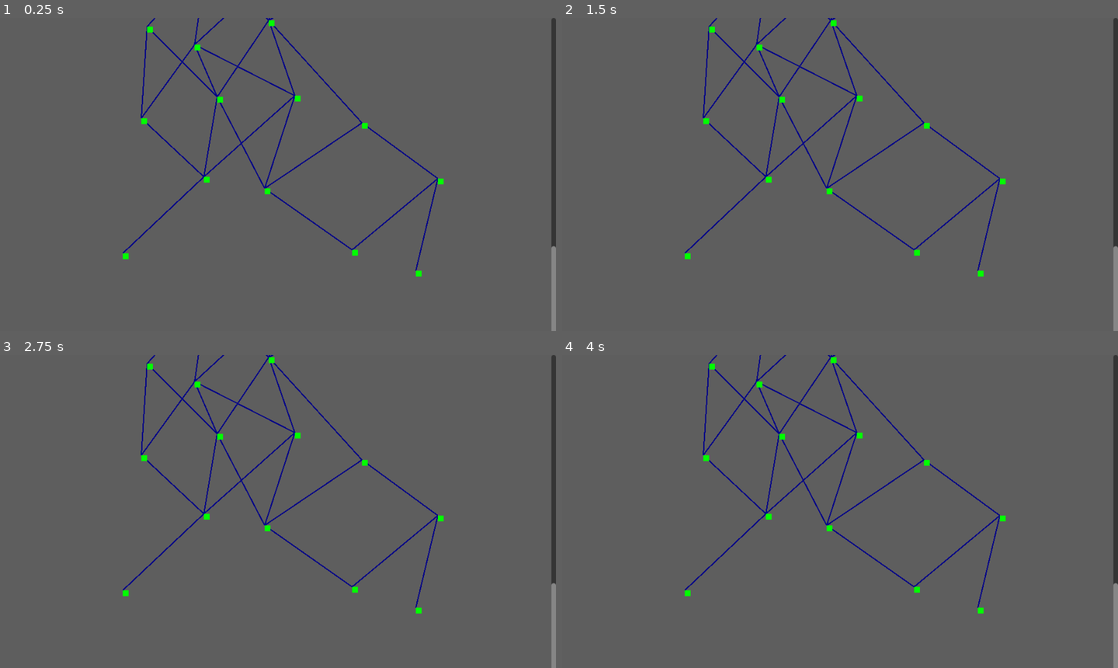
Above: before the commit, frames 1-4 (two rows, left to right).
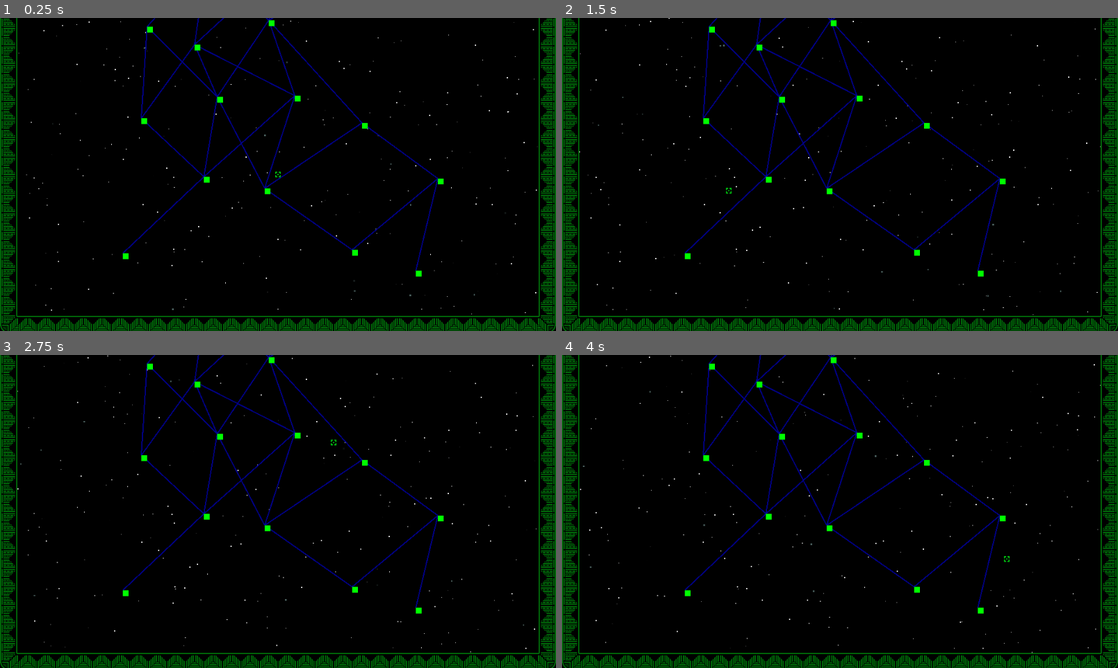
Above: after the commit, the same moments.

Repository: kedalovo/-SG-Spaceship-Management
Game: Godot game, scene res://Map/map.tscn
The game is run twice, just before and just after one commit, with the same random seed, the same clock (stepped at 60 frames per second) and the same inputs. This scene is started directly instead of the project's main scene.
Inputs (mouse positions are in pixels of both pictures, inside the frame that each line leads up to):
- Up to frame 1 (0.25 s): no input
- Up to frame 2 (1.5 s): move the mouse to (962, 158) at 0.52 s; hold Right (right) 0.53-1.28 s; hold ` (test) 0.53-1.28 s; click (962, 158) at 0.67 s; move the mouse to (728, 190) at 1.27 s; hold Down (down) from 1.28 s (still down); tap Space (test1) at 1.35 s; click (728, 190) at 1.42 s
- Up to frame 3 (2.75 s): move the mouse to (333, 442) at 2.02 s; release Down (down) at 2.03 s; hold Right (right) from 2.03 s (still down); hold ` (test) from 2.03 s (still down); click (333, 442) at 2.17 s
- Up to frame 4 (4 s): tap Enter at 2.75 s; move the mouse to (812, 574) at 2.77 s; release Right (right) at 2.78 s; release ` (test) at 2.78 s; hold Up (up) 2.78-3.53 s; tap Space (test1) at 2.85 s; click (812, 574) at 2.92 s; move the mouse to (1006, 558) at 3.52 s; hold Left (left) from 3.53 s (still down); hold ` (test) from 3.53 s (still down); click (1006, 558) at 3.67 s

The runs differ from the first frame. In frame 1, 99% of the frame differs, in the area x 0-100%, y 0-100%; in frame 2, 99%; in frame 3, 99%; in frame 4, 99%.

Commit message:
Working on Map visuals. Added space and comet particles, added Map border, special Map cursor and selection marker for locations.

Diff:
--- a/Map/map.gd
+++ b/Map/map.gd
@@ -7,6 +7,8 @@
 #@onready var v_box: VBoxContainer = $Scroll/VBox
 @onready var map_container: Control = $"Scroll/Map Container"
 @onready var scroll: ScrollContainer = $Scroll
+@onready var cursor: Sprite2D = $Cursor
+@onready var marker: Sprite2D = $Marker
 
 const NUM_OF_DELETIONS: int = 20
 const LINE_NUM: int = 15
@@ -21,11 +23,16 @@
 func _ready() -> void:
 	generate_map()
 	scroll.set_deferred(&"scroll_vertical", 1504)
+	Input.mouse_mode = Input.MOUSE_MODE_HIDDEN
 
 
 func _physics_process(_delta: float) -> void:
 	queue_redraw()
 	refresh_tooltips()
+
+
+func _process(_delta: float) -> void:
+	cursor.position = get_global_mouse_position()
 
 
 func _draw() -> void:
@@ -146,6 +153,7 @@
 			var color_rect: ColorRect = ColorRect.new()
 			#h_box.add_child(color_rect)
 			map_container.add_child(color_rect)
+			color_rect.z_index = 1
 			color_rect.size_flags_horizontal = Control.SIZE_SHRINK_CENTER + Control.SIZE_EXPAND
 			color_rect.custom_minimum_size = Vector2(10, 10)
 			color_rect.position = Vector2(j * 128 + 224 + randi_range(-POS_X_SPREAD, POS_X_SPREAD), i * 128 + 128 + randi_range(-POS_Y_SPREAD, POS_Y_SPREAD))
@@ -155,6 +163,8 @@
 			#color_rect.add_child(text)
 			line[j].position = Vector2.ZERO
 			color_rect.add_to_group(&"visual_map_nodes")
+			color_rect.mouse_entered.connect(_on_rect_enter.bind(color_rect))
+			color_rect.mouse_exited.connect(_on_rect_exit.bind(color_rect))
 			#var s: String = "[1] "
 			if line[j].disabled:
 				color_rect.hide()
@@ -164,3 +174,14 @@
 				color_rect.color = Color("00ff00")
 			#console_line += s
 		#print(console_line)
+
+
+func _on_rect_enter(rect: ColorRect) -> void:
+	marker.position = rect.global_position + Vector2(5,5)
+	marker.show()
+	cursor.hide()
+
+
+func _on_rect_exit(rect: ColorRect) -> void:
+	marker.hide()
+	cursor.show()
--- a/Map/map.tscn
+++ b/Map/map.tscn
@@ -1,6 +1,23 @@
-[gd_scene load_steps=2 format=3 uid="uid://dh1g8tgwww50"]
+[gd_scene load_steps=7 format=3 uid="uid://dh1g8tgwww50"]
 
 [ext_resource type="Script" path="res://Map/map.gd" id="1_jlmf0"]
+[ext_resource type="Texture2D" uid="uid://b6mmbj44xpsa0" path="res://Map/Assets/Map panel.png" id="2_8rhpx"]
+[ext_resource type="Texture2D" uid="uid://b5bocgmqxnpov" path="res://UI/Map cursor.png" id="3_2quoa"]
+[ext_resource type="Texture2D" uid="uid://dx4uuw4w0mcbb" path="res://Map/Assets/Map marker.png" id="4_1ecxj"]
+
+[sub_resource type="Gradient" id="Gradient_7uqp6"]
+offsets = PackedFloat32Array(0, 0.2, 0.8, 1)
+colors = PackedColorArray(1, 1, 1, 0, 1, 1, 1, 1, 1, 1, 1, 1, 1, 1, 1, 0)
+metadata/_snap_enabled = true
+
+[sub_resource type="StyleBoxTexture" id="StyleBoxTexture_kq32t"]
+texture = ExtResource("2_8rhpx")
+texture_margin_left = 32.0
+texture_margin_top = 32.0
+texture_margin_right = 32.0
+texture_margin_bottom = 32.0
+axis_stretch_horizontal = 1
+axis_stretch_vertical = 1
 
 [node name="Map" type="Node2D"]
 script = ExtResource("1_jlmf0")
@@ -12,8 +29,10 @@
 color = Color(0.367188, 0.367188, 0.367188, 1)
 
 [node name="Scroll" type="ScrollContainer" parent="."]
+z_index = -1
 offset_right = 960.0
-offset_bottom = 544.0
+offset_bottom = 540.0
+vertical_scroll_mode = 3
 
 [node name="Map Container" type="Control" parent="Scroll"]
 custom_minimum_size = Vector2(576, 2048)
@@ -21,4 +40,65 @@
 size_flags_horizontal = 3
 size_flags_vertical = 3
 
+[node name="ColorRect" type="ColorRect" parent="Scroll/Map Container"]
+layout_mode = 1
+anchors_preset = 15
+anchor_right = 1.0
+anchor_bottom = 1.0
+grow_horizontal = 2
+grow_vertical = 2
+color = Color(0, 0, 0, 1)
+
+[node name="Space Particles" type="CPUParticles2D" parent="Scroll/Map Container"]
+position = Vector2(480, 1024)
+amount = 1000
+lifetime = 20.0
+preprocess = 50.0
+local_coords = true
+emission_shape = 3
+emission_rect_extents = Vector2(480, 1024)
+spread = 180.0
+gravity = Vector2(0, 0)
+initial_velocity_min = 1.0
+initial_velocity_max = 1.0
+scale_amount_max = 2.0
+color_ramp = SubResource("Gradient_7uqp6")
+
+[node name="Panel" type="Panel" parent="Scroll/Map Container"]
+z_index = 10
+layout_mode = 1
+anchors_preset = 15
+anchor_right = 1.0
+anchor_bottom = 1.0
+grow_horizontal = 2
+grow_vertical = 2
+theme_override_styles/panel = SubResource("StyleBoxTexture_kq32t")
+
+[node name="Comet Particles" type="CPUParticles2D" parent="Scroll/Map Container"]
+position = Vector2(480, 1024)
+amount = 50
+lifetime = 5.0
+preprocess = 50.0
+local_coords = true
+emission_shape = 3
+emission_rect_extents = Vector2(480, 1024)
+spread = 180.0
+gravity = Vector2(0, 0)
+initial_velocity_min = 15.0
+initial_velocity_max = 50.0
+scale_amount_min = 2.0
+scale_amount_max = 3.0
+color = Color(0.780392, 1, 0.984314, 0.388235)
+color_ramp = SubResource("Gradient_7uqp6")
+hue_variation_min = 1.0
+hue_variation_max = 1.0
+
 [node name="Map Nodes" type="Node2D" parent="."]
+
+[node name="Cursor" type="Sprite2D" parent="."]
+z_index = 10
+texture = ExtResource("3_2quoa")
+
+[node name="Marker" type="Sprite2D" parent="."]
+visible = false
+texture = ExtResource("4_1ecxj")
Binary file added: Map/Assets/Map marker.png
Not shown, added: Map/Assets/Map marker.png.import
Binary file added: Map/Assets/Map panel.png
Not shown, added: Map/Assets/Map panel.png.import
Binary file added: UI/Map cursor.png
Not shown, added: UI/Map cursor.png.import
